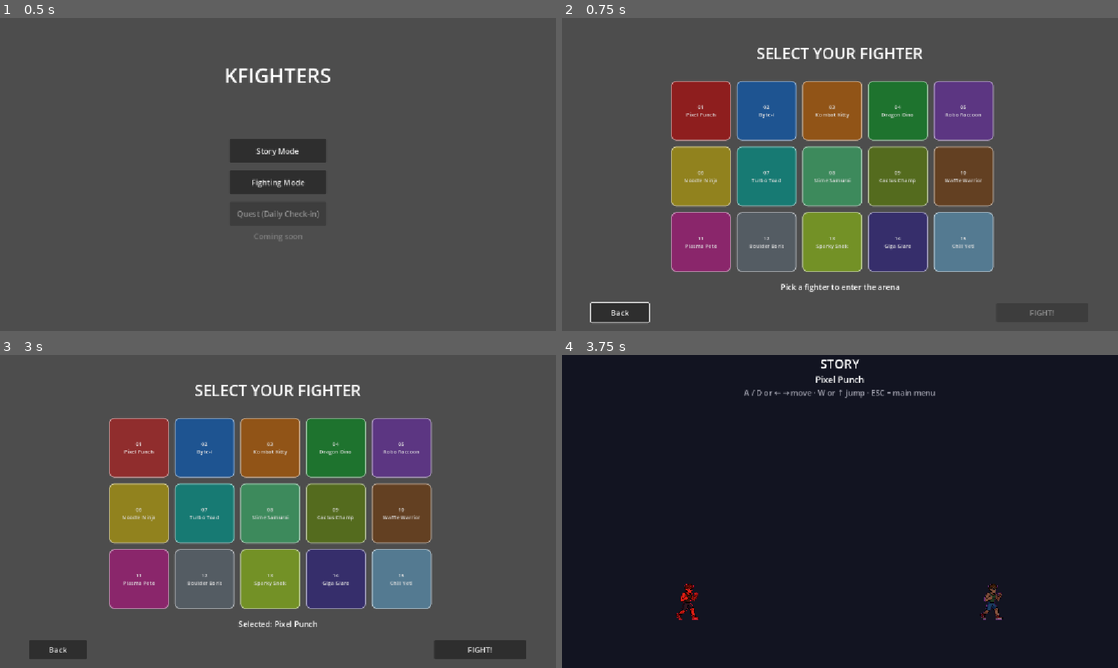
Above: before the commit, frames 1-4 (two rows, left to right).
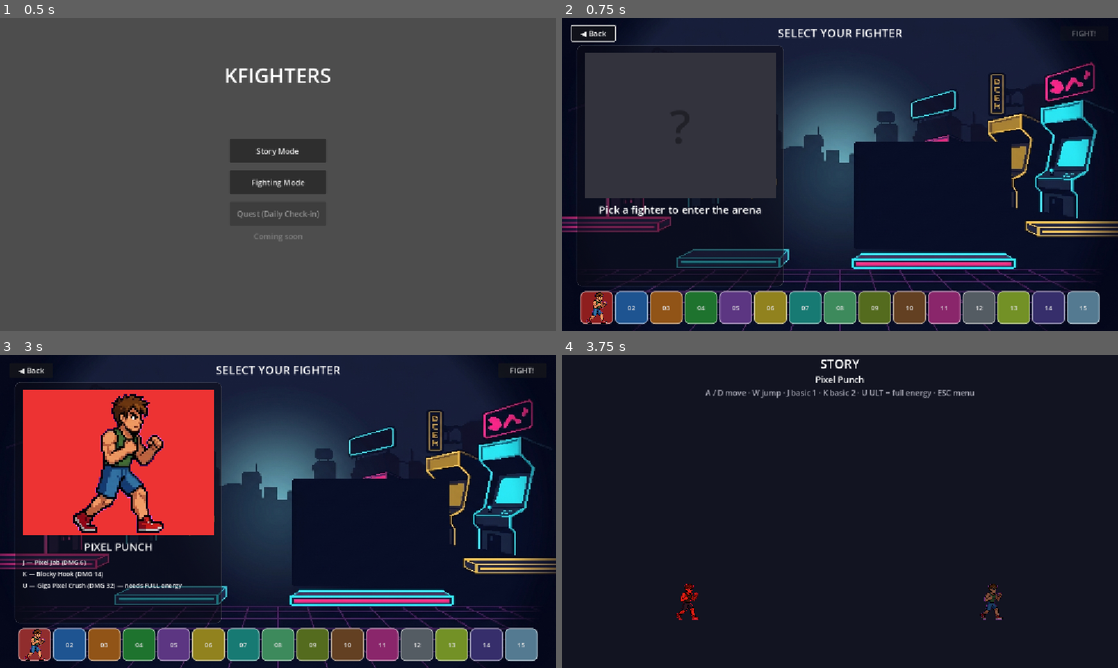
Above: after the commit, the same moments.

Repository: omnitrixdev/kfighters
Game: Godot game, scene res://screens/main_menu.tscn
The game is run twice, just before and just after one commit, with the same random seed, the same clock (stepped at 60 frames per second) and the same inputs.
Inputs (mouse positions are in pixels of both pictures, inside the frame that each line leads up to; where the layout moved, square brackets give the same spot in the first picture):
- Up to frame 1 (0.5 s): no input
- Up to frame 2 (0.75 s): click "Fighting Mode" at 0.5 s
- Up to frame 3 (3 s): click "Back" (after the commit: "◀ Back") at 1.25 s; click "Story Mode" at 2 s; click (33, 646) [139, 448] at 2.75 s
- Up to frame 4 (3.75 s): click "FIGHT!" at 3.5 s

Frame 1 is identical in both runs. In frame 2, 99% of the frame differs, in the area x 0-100%, y 0-100%; in frame 3, 99%; in frame 4, 0.5%.

Commit message:
fix: add bg when selecting fighters

Diff:
--- a/data/roster.gd
+++ b/data/roster.gd
@@ -35,8 +35,112 @@
 		cd.walk_speed = FIGHTER_SPEED[i]
 		cd.jump_force = FIGHTER_JUMP[i]
 		cd.weight = 1.0
+		if i == 0:
+			cd.portrait = load("res://assets/fighter/idle/idle_0.png")
+		_assign_moves(cd, i)
 		out.append(cd)
 	return out
+
+
+static func _move(name: String, kind: MoveData.Kind, damage: int, startup: int,
+		active: int, recovery: int, knockback: Vector2, hitstun: int,
+		meter_gain: int, meter_cost: int) -> MoveData:
+	var md := MoveData.new()
+	md.kind = kind
+	md.name = name
+	md.damage = damage
+	md.startup_frames = startup
+	md.active_frames = active
+	md.recovery_frames = recovery
+	md.knockback = knockback
+	md.hitstun_frames = hitstun
+	md.meter_gain = meter_gain
+	md.meter_cost = meter_cost
+	return md
+
+
+static func _assign_moves(cd: CharacterData, i: int) -> void:
+	var b1_n := "Staple Attack"
+	var b2_n := "Big Attack"
+	var u_n := "Ultimate Attack"
+	var b1 := [6, 5, 3, 9, 150, -30, 12, 8]
+	var b2 := [14, 10, 3, 15, 270, -70, 20, 13]
+	var u := [32, 24, 5, 26, 430, -150, 42, 100]
+	match i:
+		0:
+			b1_n = "Pixel Jab"; b2_n = "Blocky Hook"; u_n = "Giga Pixel Crush"
+		1:
+			b1_n = "Bit Slap"; b2_n = "Binary Uppercut"; u_n = "System.Overload()"
+			b1 = [5, 4, 3, 8, 160, -40, 12, 9]
+			b2 = [13, 9, 3, 14, 280, -90, 20, 14]
+			u = [30, 22, 5, 24, 500, -180, 44, 100]
+		2:
+			b1_n = "Scratch Fury"; b2_n = "Cattitude Slam"; u_n = "Nine-Lives Crash"
+			b1 = [8, 6, 4, 9, 120, -30, 13, 8]
+			b2 = [16, 12, 4, 16, 250, -80, 21, 13]
+			u = [34, 26, 6, 28, 440, -160, 44, 100]
+		3:
+			b1_n = "Tiny Tail Whip"; b2_n = "Fake Fire Breath"; u_n = "Ultra Doom Roar"
+			b2 = [16, 12, 4, 17, 240, -70, 21, 14]
+			u = [36, 28, 6, 30, 430, -170, 46, 100]
+		4:
+			b1_n = "Trashy Smack"; b2_n = "Magnet Claw"; u_n = "Garbage Nova"
+			b1 = [5, 4, 3, 8, 170, -45, 12, 9]
+			b2 = [12, 8, 3, 13, 290, -95, 20, 14]
+			u = [28, 21, 4, 23, 510, -190, 44, 100]
+		5:
+			b1_n = "Noodle Slap"; b2_n = "Ramen Kick"; u_n = "Endless Lo Mein"
+			b2 = [13, 9, 3, 14, 270, -90, 20, 14]
+			u = [30, 22, 5, 24, 490, -180, 44, 100]
+		6:
+			b1_n = "Ribbit Jab"; b2_n = "Tongue Toss"; u_n = "Hyper Hop Slam"
+			b2 = [15, 11, 4, 15, 250, -80, 20, 13]
+			u = [32, 25, 6, 27, 460, -170, 45, 100]
+		7:
+			b1_n = "Goo Slice"; b2_n = "Sludge Cut"; u_n = "Mega Ooze Drive"
+			b2 = [15, 11, 4, 16, 250, -75, 21, 13]
+			u = [33, 26, 6, 28, 450, -160, 45, 100]
+		8:
+			b1_n = "Needle Poke"; b2_n = "Prickly Uppercut"; u_n = "Desert Storm Bloom"
+			b1 = [7, 6, 4, 10, 130, -35, 14, 8]
+			b2 = [16, 12, 4, 16, 240, -85, 22, 13]
+			u = [35, 27, 6, 29, 430, -170, 46, 100]
+		9:
+			b1_n = "Syrup Splash"; b2_n = "Butter Slam"; u_n = "Maple Megaslam"
+			b1 = [8, 7, 4, 11, 120, -25, 14, 8]
+			b2 = [17, 13, 4, 17, 230, -80, 22, 13]
+			u = [36, 28, 7, 30, 420, -170, 46, 100]
+		10:
+			b1_n = "Zap Tap"; b2_n = "Volt Hook"; u_n = "Plasma Overdrive"
+			b1 = [5, 4, 3, 8, 170, -45, 12, 9]
+			b2 = [12, 8, 3, 13, 300, -100, 20, 14]
+			u = [29, 21, 4, 23, 520, -200, 44, 100]
+		11:
+			b1_n = "Rock Jab"; b2_n = "Granite Bash"; u_n = "Avalanche Crush"
+			b1 = [10, 8, 5, 13, 110, -20, 16, 7]
+			b2 = [19, 14, 5, 19, 220, -70, 24, 12]
+			u = [40, 30, 7, 32, 400, -160, 48, 100]
+		12:
+			b1_n = "Forked Fang"; b2_n = "Coil Strike"; u_n = "Thunder Constructor"
+			b1 = [6, 5, 3, 9, 160, -40, 13, 9]
+			b2 = [13, 9, 4, 14, 280, -90, 21, 14]
+			u = [31, 23, 5, 25, 480, -180, 45, 100]
+		13:
+			b1_n = "Mean Stare"; b2_n = "Glare Slash"; u_n = "Death Wink Ray"
+			b1 = [7, 6, 3, 10, 140, -35, 13, 8]
+			b2 = [15, 11, 4, 15, 260, -85, 21, 13]
+			u = [33, 26, 6, 28, 460, -180, 46, 100]
+		14:
+			b1_n = "Snow Poke"; b2_n = "Frost Toss"; u_n = "Absolute Zero Punch"
+			b1 = [8, 7, 4, 11, 130, -30, 14, 8]
+			b2 = [16, 12, 4, 17, 240, -80, 22, 13]
+			u = [35, 28, 6, 30, 430, -170, 46, 100]
+	cd.basic_1 = _move(b1_n, MoveData.Kind.BASIC, b1[0], b1[1], b1[2], b1[3],
+		Vector2(b1[4], b1[5]), b1[6], b1[7], 0)
+	cd.basic_2 = _move(b2_n, MoveData.Kind.BASIC, b2[0], b2[1], b2[2], b2[3],
+		Vector2(b2[4], b2[5]), b2[6], b2[7], 0)
+	cd.ultimate = _move(u_n, MoveData.Kind.ULTIMATE, u[0], u[1], u[2], u[3],
+		Vector2(u[4], u[5]), u[6], 0, u[7])
 
 
 static func dummy() -> CharacterData:
--- a/resources/character_data.gd
+++ b/resources/character_data.gd
@@ -12,12 +12,12 @@
 @export var jump_force: float = 520.0
 @export var weight: float = 1.0
 
-@export var light: MoveData
-@export var medium: MoveData
-@export var heavy: MoveData
-@export var special: MoveData
+@export var basic_1: MoveData
+@export var basic_2: MoveData
 @export var ultimate: MoveData
-@export var comeback: MoveData
+
+func can_use_ultimate(energy_full: bool) -> bool:
+	return ultimate != null and energy_full
 
 @export var select_sound: AudioStream
 @export var voice_lines: Array[AudioStream] = []
--- a/resources/move_data.gd
+++ b/resources/move_data.gd
@@ -1,6 +1,9 @@
 class_name MoveData
 extends Resource
 
+enum Kind { BASIC, ULTIMATE }
+
+@export var kind: Kind = Kind.BASIC
 @export var name: String
 @export var animation: String
 @export var damage: int = 8
--- a/screens/arena.gd
+++ b/screens/arena.gd
@@ -16,7 +16,7 @@
 
 	_char_label.text = "%s" % picked.display_name
 	_mode_label.text = "STORY" if GameManager.mode == GameManager.Mode.STORY else "FIGHTING MODE"
-	_hint_label.text = "A / D or ← → move · W or ↑ jump · ESC = main menu"
+	_hint_label.text = "A / D move · W jump · J basic 1 · K basic 2 · U ULT = full energy · ESC menu"
 
 
 func _unhandled_input(event: InputEvent) -> void:
--- a/screens/character_select.gd
+++ b/screens/character_select.gd
@@ -1,7 +1,6 @@
 extends Control
 
-const COLS := 5
-const CARD_SIZE := Vector2(124, 124)
+const CARD_SIZE := Vector2(68, 68)
 
 var _roster: Array[CharacterData] = []
 var _cards: Array[Button] = []
@@ -9,7 +8,11 @@
 
 @onready var _title: Label = $Title
 @onready var _grid: GridContainer = $Grid
-@onready var _selected_label: Label = $SelectedLabel
+@onready var _selected_label: Label = $Preview/Margin/Layout/Name
+@onready var _skills_label: Label = $Preview/Margin/Layout/Skills
+@onready var _preview_bg: ColorRect = $Preview/Margin/Layout/PortraitBg
+@onready var _preview_portrait: TextureRect = $Preview/Margin/Layout/PortraitBg/Portrait
+@onready var _preview_initial: Label = $Preview/Margin/Layout/PortraitBg/Initial
 @onready var _fight_button: Button = $FightButton
 @onready var _back_button: Button = $BackButton
 
@@ -31,13 +34,23 @@
 		var card := Button.new()
 		card.name = "Card%02d" % (i + 1)
 		card.custom_minimum_size = CARD_SIZE
-		card.text = "%02d\n%s" % [i + 1, data.display_name]
-		card.add_theme_font_size_override("font_size", 11)
+		card.tooltip_text = data.display_name
 		card.pressed.connect(_on_card.bind(i))
 		card.add_theme_stylebox_override("normal", _card_style(data.accent_color, false))
 		card.add_theme_stylebox_override("hover", _card_style(data.accent_color.lightened(0.12), false))
 		card.add_theme_stylebox_override("pressed", _card_style(data.accent_color.lightened(0.12), false))
 		card.add_theme_stylebox_override("focus", StyleBoxEmpty.new())
+		if data.portrait:
+			var thumb := TextureRect.new()
+			thumb.texture = data.portrait
+			thumb.mouse_filter = Control.MOUSE_FILTER_IGNORE
+			thumb.expand_mode = TextureRect.EXPAND_IGNORE_SIZE
+			thumb.stretch_mode = TextureRect.STRETCH_KEEP_ASPECT_CENTERED
+			thumb.set_anchors_preset(Control.PRESET_FULL_RECT)
+			card.add_child(thumb)
+		else:
+			card.text = "%02d" % (i + 1)
+			card.add_theme_font_size_override("font_size", 14)
 		_grid.add_child(card)
 		_cards.append(card)
 
@@ -62,14 +75,28 @@
 
 func _refresh() -> void:
 	for i in _cards.size():
-		var data: CharacterData = _roster[i]
 		var normal: StyleBoxFlat = _cards[i].get_theme_stylebox("normal") as StyleBoxFlat
 		var selected := i == _selected_index
 		style_card(normal, selected)
 	if _selected_index >= 0:
-		_selected_label.text = "Selected: %s" % _roster[_selected_index].display_name
+		var data: CharacterData = _roster[_selected_index]
+		_selected_label.text = data.display_name.to_upper()
+		var lines: Array[String] = []
+		lines.append("J — %s (DMG %d)" % [data.basic_1.name, data.basic_1.damage])
+		lines.append("K — %s (DMG %d)" % [data.basic_2.name, data.basic_2.damage])
+		lines.append("U — %s (DMG %d) — needs FULL energy" % [data.ultimate.name, data.ultimate.damage])
+		_skills_label.text = "\n".join(lines)
+		_preview_bg.color = data.accent_color
+		_preview_portrait.texture = data.portrait
+		_preview_initial.visible = data.portrait == null
+		_preview_initial.text = data.display_name.substr(0, 1).to_upper()
 	else:
 		_selected_label.text = "Pick a fighter to enter the arena"
+		_skills_label.text = ""
+		_preview_bg.color = Color(0.2, 0.2, 0.24)
+		_preview_portrait.texture = null
+		_preview_initial.visible = true
+		_preview_initial.text = "?"
 
 
 func style_card(sb: StyleBoxFlat, selected: bool) -> void:
--- a/screens/character_select.tscn
+++ b/screens/character_select.tscn
@@ -1,6 +1,19 @@
-[gd_scene load_steps=2 format=3]
+[gd_scene load_steps=3 format=3]
 
 [ext_resource type="Script" path="res://screens/character_select.gd" id="1_cs"]
+[ext_resource type="Texture2D" path="res://assets/background.jpeg" id="2_bg"]
+
+[sub_resource type="StyleBoxFlat" id="StyleBoxFlat_panel"]
+bg_color = Color(0.05, 0.05, 0.09, 0.55)
+border_color = Color(1, 1, 1, 0.08)
+border_width_left = 1
+border_width_top = 1
+border_width_right = 1
+border_width_bottom = 1
+corner_radius_top_left = 12
+corner_radius_top_right = 12
+corner_radius_bottom_right = 12
+corner_radius_bottom_left = 12
 
 [node name="CharacterSelect" type="Control"]
 layout_mode = 3
@@ -11,56 +24,115 @@
 grow_vertical = 2
 script = ExtResource("1_cs")
 
+[node name="Background" type="TextureRect" parent="."]
+layout_mode = 1
+anchors_preset = 15
+anchor_right = 1.0
+anchor_bottom = 1.0
+grow_horizontal = 2
+grow_vertical = 2
+texture = ExtResource("2_bg")
+expand_mode = 1
+stretch_mode = 6
+
 [node name="Title" type="Label" parent="."]
 layout_mode = 1
 anchors_preset = 5
 anchor_left = 0.5
 anchor_right = 0.5
 offset_left = -240.0
-offset_top = 50.0
+offset_top = 14.0
 offset_right = 240.0
-offset_bottom = 100.0
+offset_bottom = 46.0
 grow_horizontal = 2
 text = "SELECT YOUR FIGHTER"
 horizontal_alignment = 1
-theme_override_font_sizes/font_size = 32
+theme_override_font_sizes/font_size = 24
+
+[node name="Preview" type="PanelContainer" parent="."]
+layout_mode = 0
+offset_left = 30.0
+offset_top = 56.0
+offset_right = 460.0
+offset_bottom = 556.0
+theme_override_styles/panel = SubResource("StyleBoxFlat_panel")
+
+[node name="Margin" type="MarginContainer" parent="Preview"]
+layout_mode = 2
+theme_override_constants/margin_left = 16
+theme_override_constants/margin_top = 16
+theme_override_constants/margin_right = 16
+theme_override_constants/margin_bottom = 16
+
+[node name="Layout" type="VBoxContainer" parent="Preview/Margin"]
+layout_mode = 2
+theme_override_constants/separation = 8
+
+[node name="PortraitBg" type="ColorRect" parent="Preview/Margin/Layout"]
+layout_mode = 2
+custom_minimum_size = Vector2(0, 300)
+size_flags_vertical = 3
+color = Color(0.55, 0.55, 0.62, 1)
+
+[node name="Portrait" type="TextureRect" parent="Preview/Margin/Layout/PortraitBg"]
+layout_mode = 1
+anchors_preset = 15
+anchor_right = 1.0
+anchor_bottom = 1.0
+grow_horizontal = 2
+grow_vertical = 2
+expand_mode = 1
+stretch_mode = 5
+
+[node name="Initial" type="Label" parent="Preview/Margin/Layout/PortraitBg"]
+layout_mode = 1
+anchors_preset = 15
+anchor_right = 1.0
+anchor_bottom = 1.0
+grow_horizontal = 2
+grow_vertical = 2
+text = "?"
+horizontal_alignment = 1
+vertical_alignment = 1
+theme_override_font_sizes/font_size = 96
+theme_override_colors/font_color = Color(0, 0, 0, 0.35)
+
+[node name="Name" type="Label" parent="Preview/Margin/Layout"]
+layout_mode = 2
+text = "Pick a fighter to enter the arena"
+horizontal_alignment = 1
+theme_override_font_sizes/font_size = 22
+
+[node name="Skills" type="Label" parent="Preview/Margin/Layout"]
+layout_mode = 2
+size_flags_vertical = 3
+text = ""
+theme_override_font_sizes/font_size = 13
+theme_override_constants/line_spacing = 6
 
 [node name="Grid" type="GridContainer" parent="."]
 layout_mode = 0
-offset_left = 226.0
-offset_top = 130.0
-offset_right = 926.0
-offset_bottom = 530.0
-theme_override_constants/h_separation = 12
-theme_override_constants/v_separation = 12
-columns = 5
-
-[node name="SelectedLabel" type="Label" parent="."]
-layout_mode = 1
-anchors_preset = 5
-anchor_left = 0.5
-anchor_right = 0.5
-offset_left = -300.0
-offset_top = 545.0
-offset_right = 300.0
-offset_bottom = 570.0
-grow_horizontal = 2
-text = "Pick a fighter to enter the arena"
-horizontal_alignment = 1
+offset_left = 38.0
+offset_top = 566.0
+offset_right = 1114.0
+offset_bottom = 638.0
+theme_override_constants/h_separation = 4
+theme_override_constants/v_separation = 4
+columns = 15
 
 [node name="BackButton" type="Button" parent="."]
 layout_mode = 0
-offset_left = 60.0
-offset_top = 590.0
-offset_right = 180.0
-offset_bottom = 630.0
-text = "Back"
+offset_left = 20.0
+offset_top = 16.0
+offset_right = 110.0
+offset_bottom = 46.0
+text = "◀ Back"
 
 [node name="FightButton" type="Button" parent="."]
 layout_mode = 0
-offset_left = 900.0
-offset_top = 590.0
-offset_right = 1090.0
-offset_bottom = 630.0
+offset_left = 1032.0
+offset_top = 16.0
+offset_right = 1132.0
+offset_bottom = 46.0
 disabled = true
 text = "FIGHT!"
--- a/screens/main_menu.tscn
+++ b/screens/main_menu.tscn
@@ -1,8 +1,8 @@
-[gd_scene load_steps=2 format=3]
+[gd_scene format=3 uid="uid://hlwqlaebd75f"]
 
-[ext_resource type="Script" path="res://screens/main_menu.gd" id="1_mm"]
+[ext_resource type="Script" uid="uid://cbumoh3ecqcy1" path="res://screens/main_menu.gd" id="1_mm"]
 
-[node name="MainMenu" type="Control"]
+[node name="MainMenu" type="Control" unique_id=495738324]
 layout_mode = 3
 anchors_preset = 15
 anchor_right = 1.0
@@ -11,7 +11,7 @@
 grow_vertical = 2
 script = ExtResource("1_mm")
 
-[node name="Title" type="Label" parent="."]
+[node name="Title" type="Label" parent="." unique_id=262796987]
 layout_mode = 1
 anchors_preset = 5
 anchor_left = 0.5
@@ -21,11 +21,11 @@
 offset_right = 140.0
 offset_bottom = 140.0
 grow_horizontal = 2
+theme_override_font_sizes/font_size = 42
 text = "KFIGHTERS"
 horizontal_alignment = 1
-theme_override_font_sizes/font_size = 42
 
-[node name="StoryButton" type="Button" parent="."]
+[node name="StoryButton" type="Button" parent="." unique_id=21923763]
 layout_mode = 1
 anchors_preset = 5
 anchor_left = 0.5
@@ -37,7 +37,7 @@
 grow_horizontal = 2
 text = "Story Mode"
 
-[node name="FightButton" type="Button" parent="."]
+[node name="FightButton" type="Button" parent="." unique_id=1035032548]
 layout_mode = 1
 anchors_preset = 5
 anchor_left = 0.5
@@ -49,7 +49,7 @@
 grow_horizontal = 2
 text = "Fighting Mode"
 
-[node name="QuestButton" type="Button" parent="."]
+[node name="QuestButton" type="Button" parent="." unique_id=431281341]
 layout_mode = 1
 anchors_preset = 5
 anchor_left = 0.5
@@ -62,7 +62,7 @@
 disabled = true
 text = "Quest (Daily Check-in)"
 
-[node name="ComingSoon" type="Label" parent="."]
+[node name="ComingSoon" type="Label" parent="." unique_id=1566183992]
 layout_mode = 1
 anchors_preset = 5
 anchor_left = 0.5
Binary file added: assets/background.jpeg
Not shown, added: assets/background.jpeg.import
Not shown: 1 places in screens/main_menu.tscn that only renumber resources
Not shown, added: docs/claude-design-prompt.md
Not shown, added: docs/gemini-character-select-bg-prompt.md
